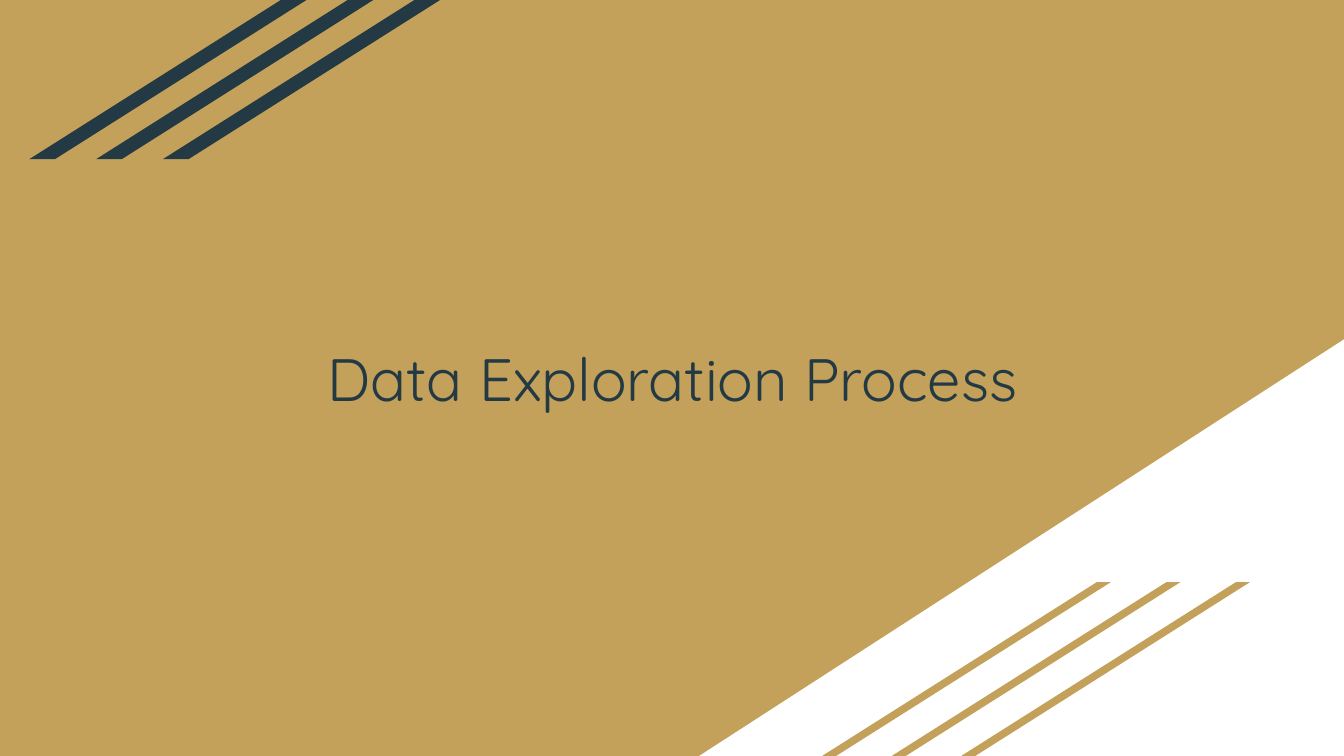
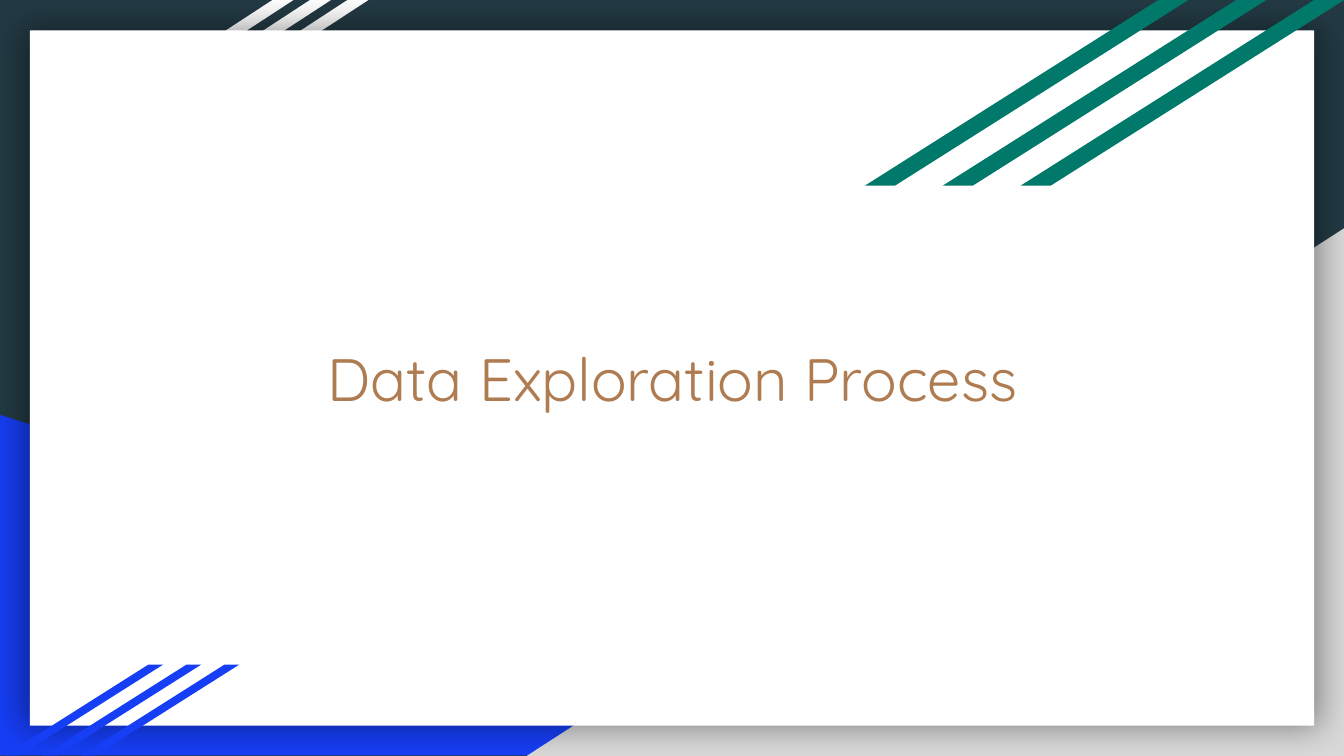
Before and after one commit to HannaKim4673/Beer_Restaurant_Success, a slide deck: slide 9 of Beer Restaurant Success.pptx (slide 6 before the commit). Drawn at 1344x756 pixels with LibreOffice and Linux fonts; fonts in the diff are those of the drawing. Boxes give left, top, right and bottom in pixels: in the first picture for what was removed or moved away, otherwise in the second. Text is boxed around its words. In the diff, an @@ line names an element or a change of style, - is before the commit and + after.

```diff
--- a/Beer Restaurant Success.pptx
+++ b/Beer Restaurant Success.pptx
@@ background #C4A15A to #233A44 @@
@@ parallelogram: place and size @@
-parallelogram at [30,0,306,159]
+parallelogram at [38,0,293,153]
@@ fill #233A44 to #FFFFFF; proportions changed in 3 elements at [38,0,293,153], [113,0,368,153], [75,0,331,153] @@
@@ parallelogram: place and size @@
-parallelogram at [163,0,439,159]
+parallelogram at [75,0,331,153]
@@ parallelogram: place and size @@
-parallelogram at [95,0,372,159]
+parallelogram at [113,0,368,153]
@@ parallelogram added at [866,0,1188,185], fill #00796B @@
@@ parallelogram added at [943,0,1266,185], fill #00796B @@
@@ parallelogram added at [1021,0,1344,185], fill #00796B @@
@@ rectangle added at [30,31,1314,726], fill #FFFFFF @@
@@ title "Data Exploration Process" at [328,357,1017,413]: text colour #233A44 to #AF7B51 @@
@@ right triangle: place and size @@
-right triangle at [699,340,1344,756]
+right triangle at [527,228,1344,756]
@@ right triangle at [527,228,1344,756]: fill #FFFFFF to #D9D9D9 @@
@@ right triangle added at [0,415,1083,755], fill #163EF5 @@
@@ parallelogram removed at [823,582,1111,755] @@
@@ parallelogram removed at [892,582,1181,755] @@
@@ parallelogram removed at [961,582,1250,755] @@
@@ parallelogram added at [5,665,164,755], fill #163EF5 @@
@@ parallelogram added at [43,665,202,755], fill #163EF5 @@
@@ parallelogram added at [81,665,239,755], fill #163EF5 @@
```
Also in this commit, not shown: 9 other slides changed, 9 slides added, 7 slides removed.
